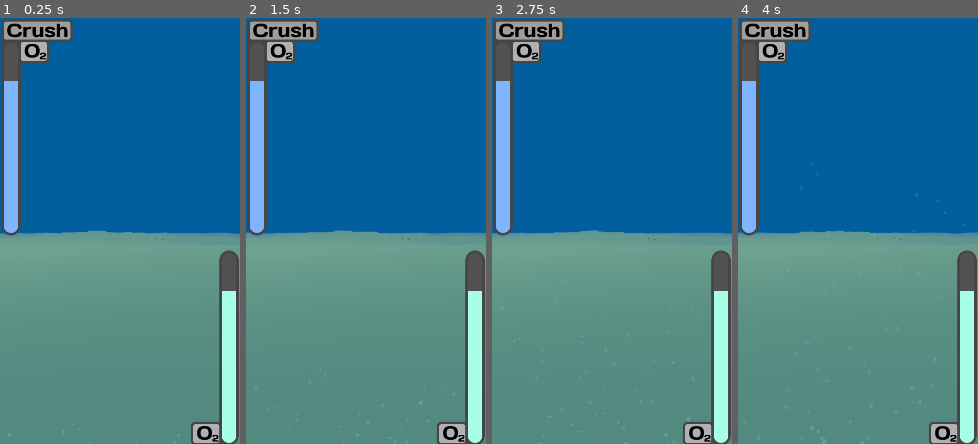
Above: before the commit, frames 1-4 (left to right).
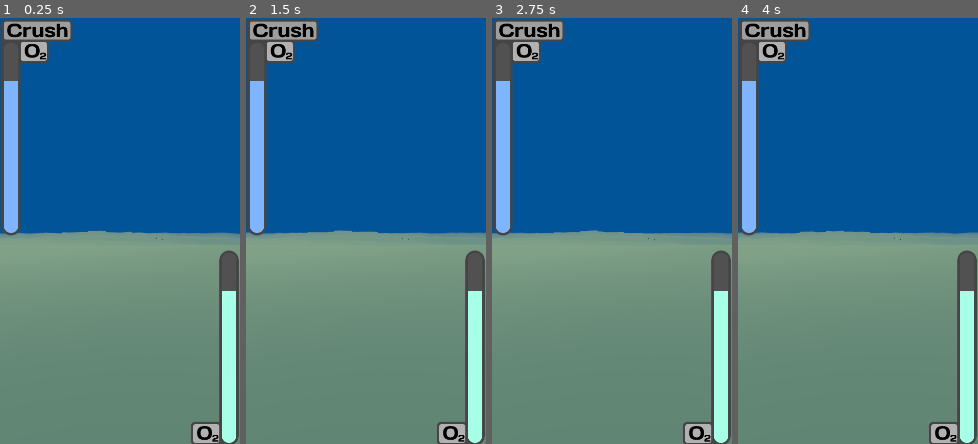
Above: after the commit, the same moments.

Repository: eikap/ggj-2026
Game: Godot game, scene res://Scenes/Game.tscn
Same seed, same stepped clock (60 frames per second), same inputs: the game is played once before the commit and once after it. This scene is started directly instead of the project's main scene.
Inputs (mouse positions are in pixels of both pictures, inside the frame that each line leads up to):
- Up to frame 1 (0.25 s): no input
- Up to frame 2 (1.5 s): tap Enter at 0.5 s; move the mouse to (418, 209) at 0.52 s; tap Space (interact) at 0.6, 1.35 s; click (418, 209) at 0.67 s; move the mouse to (318, 252) at 1.27 s; click (318, 252) at 1.42 s
- Up to frame 3 (2.75 s): move the mouse to (636, 137) at 2.02 s; tap Space (interact) at 2.1 s; click (636, 137) at 2.17 s
- Up to frame 4 (4 s): move the mouse to (846, 316) at 2.77 s; tap Space (interact) at 2.85, 3.6 s; click (846, 316) at 2.92 s; move the mouse to (930, 294) at 3.52 s; click (930, 294) at 3.67 s

The runs differ from the first frame. In frame 1, less than 0.1% of the frame differs, in the area x 3-75%, y 95-100%; in frame 2, 0.2%; in frame 3, 0.2%; in frame 4, 0.3%, in the area x 2-95%, y 34-100%.
Error in both runs: Invalid access to property or key '1' on a base object of type 'Dictionary'. (res://Scripts/hud_ui.gd:10)

Commit message:
Made particles cover larger screens

Diff:
--- a/Scenes/Game.tscn
+++ b/Scenes/Game.tscn
@@ -16,7 +16,6 @@
 size = Vector3(26.302002, 1, 10.48999)
 
 [sub_resource type="StandardMaterial3D" id="StandardMaterial3D_dahhg"]
-transparency = 1
 albedo_color = Color(0.2627451, 0.70980394, 1, 1)
 disable_receive_shadows = true
 
@@ -57,8 +56,8 @@
 shader_parameter/distortion_strength = 0.005
 shader_parameter/wave_speed = 0.2
 shader_parameter/wave_scale = 2.0
-shader_parameter/water_color = Color(0, 0.6651851, 0.7977378, 1)
-shader_parameter/absorption_strength = 0.4
+shader_parameter/water_color = Color(4.813075e-06, 0.6812677, 0.8132977, 1)
+shader_parameter/absorption_strength = 0.3
 
 [sub_resource type="Environment" id="Environment_bf53h"]
 glow_intensity = 0.0
@@ -94,8 +93,8 @@
 mesh = SubResource("BoxMesh_nm856")
 
 [node name="Bubbles" type="GPUParticles2D" parent="." unique_id=559252368]
-position = Vector2(120, 431.42)
-scale = Vector2(0.3, 0.3)
+position = Vector2(390, 431)
+scale = Vector2(0.65999633, 0.3)
 amount = 500
 texture = ExtResource("4_bf53h")
 lifetime = 20.0
